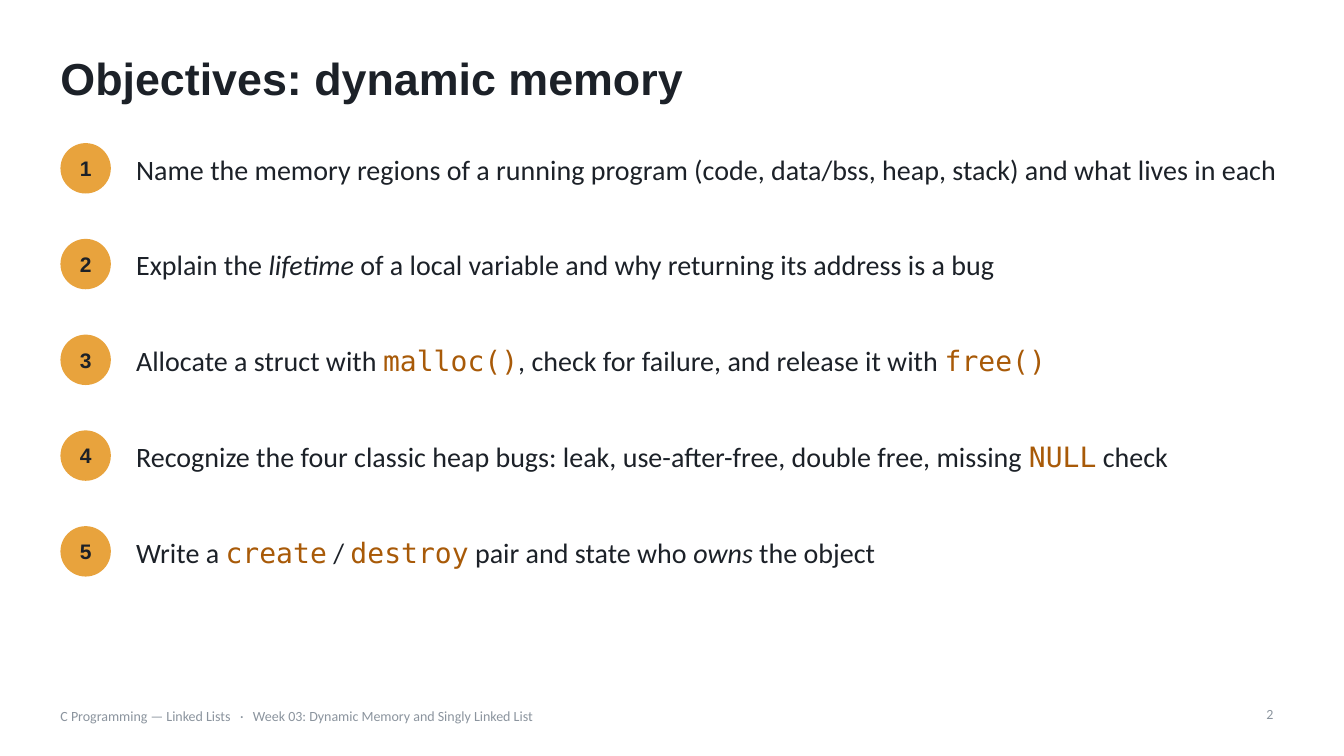
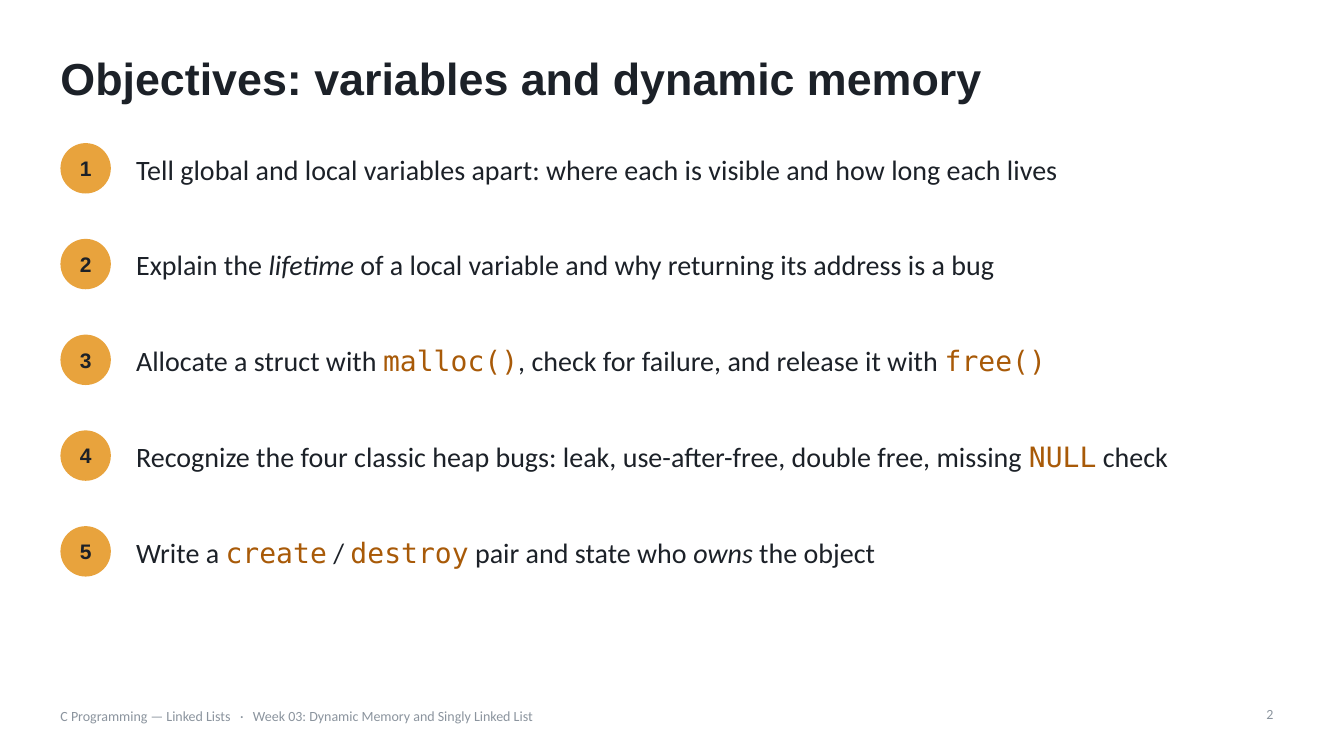
Before and after one commit to seehwan/2026-swcoding, a slide deck: slide 2 of lectures/week03-linked-list/week03-part1-slides.pptx. Drawn at 1344x756 pixels with LibreOffice and Linux fonts; fonts in the diff are those of the drawing. Boxes give left, top, right and bottom in pixels: in the first picture for what was removed or moved away, otherwise in the second. Text is boxed around its words. In the diff, an @@ line names an element or a change of style, - is before the commit and + after.

```diff
--- a/lectures/week03-linked-list/week03-part1-slides.pptx
+++ b/lectures/week03-linked-list/week03-part1-slides.pptx
@@ title at (60,62,981,104): text changed @@
-Objectives: dynamic memory
+Objectives: variables and dynamic memory
@@ text at (136,160,1057,185): text changed @@
-Name the memory regions of a running program (code, data/bss, heap, stack) and what lives in each
+Tell global and local variables apart: where each is visible and how long each lives
```
Also in this commit, not shown: 10 other slides changed, 1 slide added, 3 slides removed, 3 other files.
